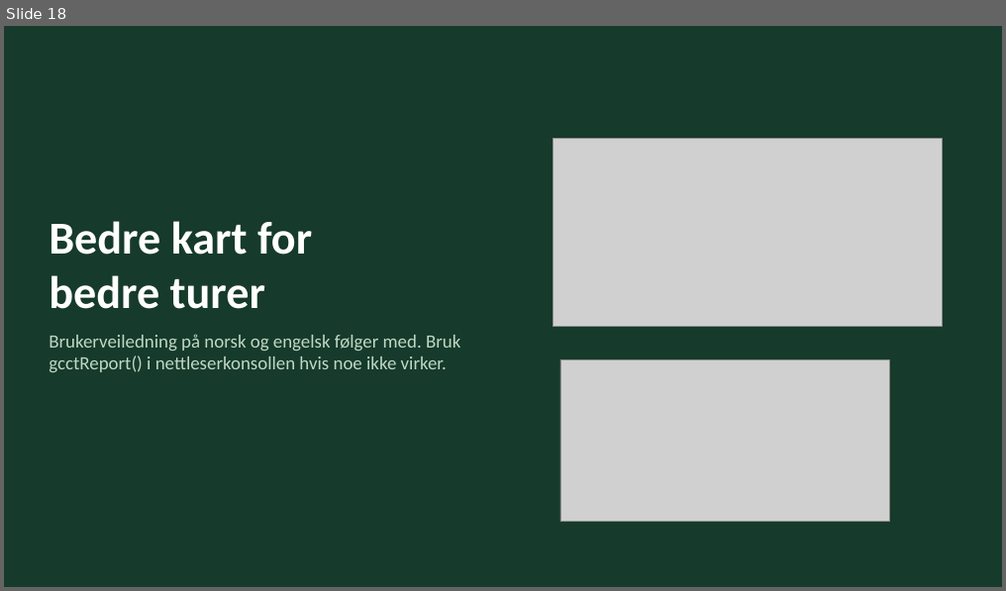
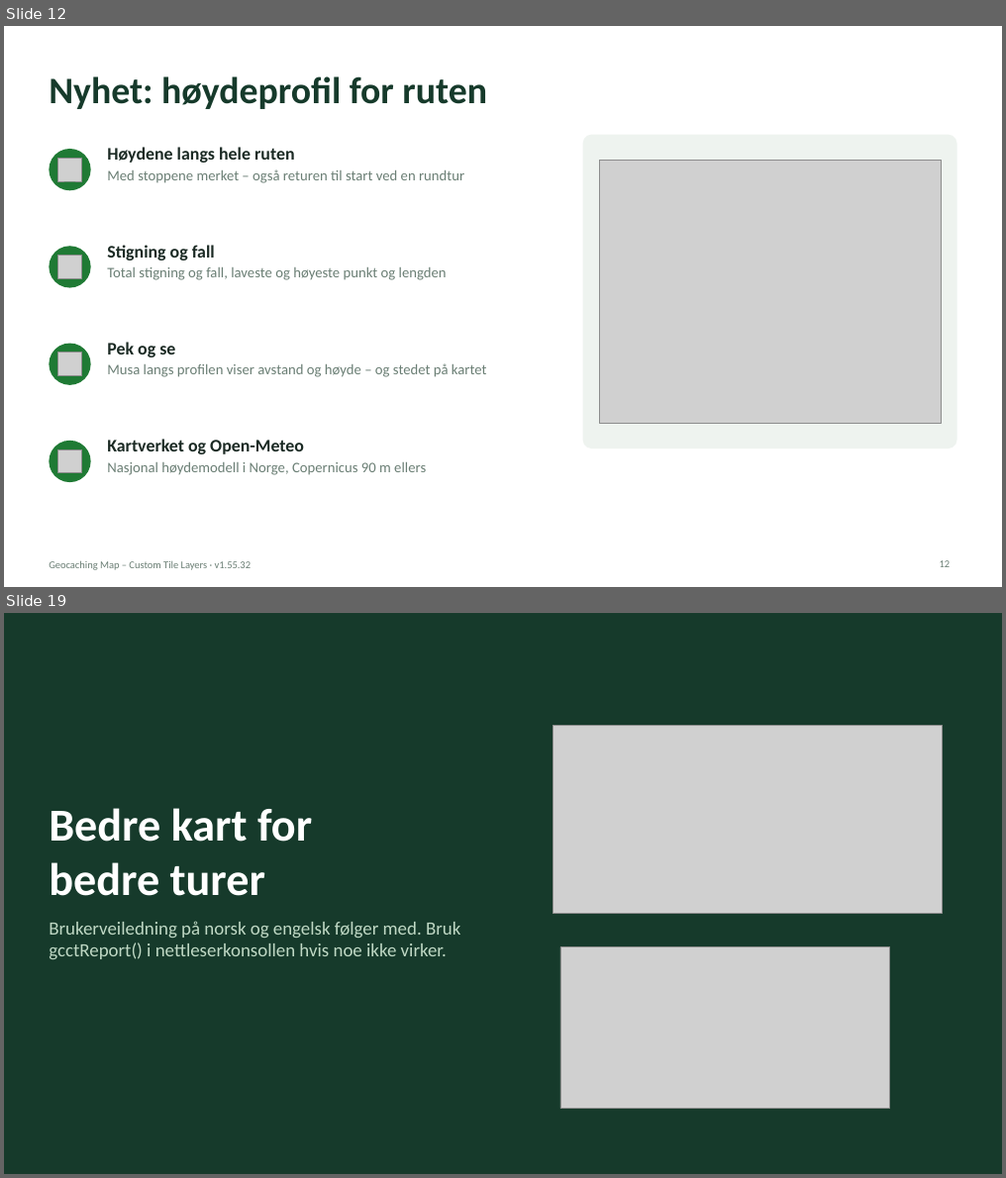
Before and after one commit to knutos/custom-tiles, a slide deck: docs/Geocaching-Map-Custom-Tile-Layers-Presentasjon.pptx. Shown one above the other, each under a label of ours: slide 18 before the commit, slides 12 and 19 after it; the slides between them are not shown. The pictures are 1006x591 and 1006x1178 pixels, drawn with LibreOffice and Linux fonts; fonts in the diff are those of the drawing; grey boxes stand for pictures. Boxes give left, top, right and bottom in pixels: in the first picture for what was removed or moved away, otherwise in the second. Text is boxed around its words. In the diff, an @@ line names an element or a change of style, - is before the commit and + after.

Commit message:
1.55.32 – New: elevation profile for routes, in the preview – heights along the whole route with the stops marked, total climb and descent, and the spot on the map as you point (Kartverket in Norway, Open-Meteo elsewhere); your home address in Find a place and the route search; guides and presentations updated

```diff
--- a/docs/Geocaching-Map-Custom-Tile-Layers-Presentasjon.pptx
+++ b/docs/Geocaching-Map-Custom-Tile-Layers-Presentasjon.pptx
@@ slide 12 added at <box>4,26,1002,587</box>, background #FFFFFF @@
@@ title added at <box>49,76,487,109</box>, 36 pt, text #163A2B, bold @@
+Nyhet: høydeprofil for ruten
@@ rounded rectangle added at <box>583,135,957,449</box>, fill #EEF3EF @@
@@ ellipse added at <box>49,149,91,190</box>, fill #1F7A34 @@
@@ picture added at <box>57,158,81,181</box> @@
@@ text added at <box>107,147,464,183</box>, 14 pt, text #6B7F75 @@
+Høydene langs hele ruten
+Med stoppene merket – også returen til start ved en rundtur
@@ picture added at <box>599,160,941,423</box> @@
@@ ellipse added at <box>49,246,91,288</box>, fill #1F7A34 @@
@@ picture added at <box>57,255,81,278</box> @@
@@ text added at <box>107,245,447,280</box>, 14 pt, text #6B7F75 @@
+Stigning og fall
+Total stigning og fall, laveste og høyeste punkt og lengden
@@ ellipse added at <box>49,344,91,385</box>, fill #1F7A34 @@
@@ text added at <box>107,342,487,377</box>, 14 pt, text #6B7F75 @@
+Pek og se
+Musa langs profilen viser avstand og høyde – og stedet på kartet
@@ picture added at <box>57,353,81,375</box> @@
@@ ellipse added at <box>49,441,91,482</box>, fill #1F7A34 @@
@@ text added at <box>107,439,426,475</box>, 14 pt, text #6B7F75 @@
+Kartverket og Open-Meteo
+Nasjonal høydemodell i Norge, Copernicus 90 m ellers
@@ picture added at <box>57,450,81,472</box> @@
@@ text added at <box>49,562,252,570</box>, 10 pt, text #6B7F75 @@
+Geocaching Map – Custom Tile Layers · v1.55.32
@@ page number added at <box>940,561,950,568</box>, 10 pt, text #6B7F75 @@
+12
@@ what was slide 18 is now slide 19 @@
```
Also in this commit, not shown: 17 slides changed, 9 other files.
